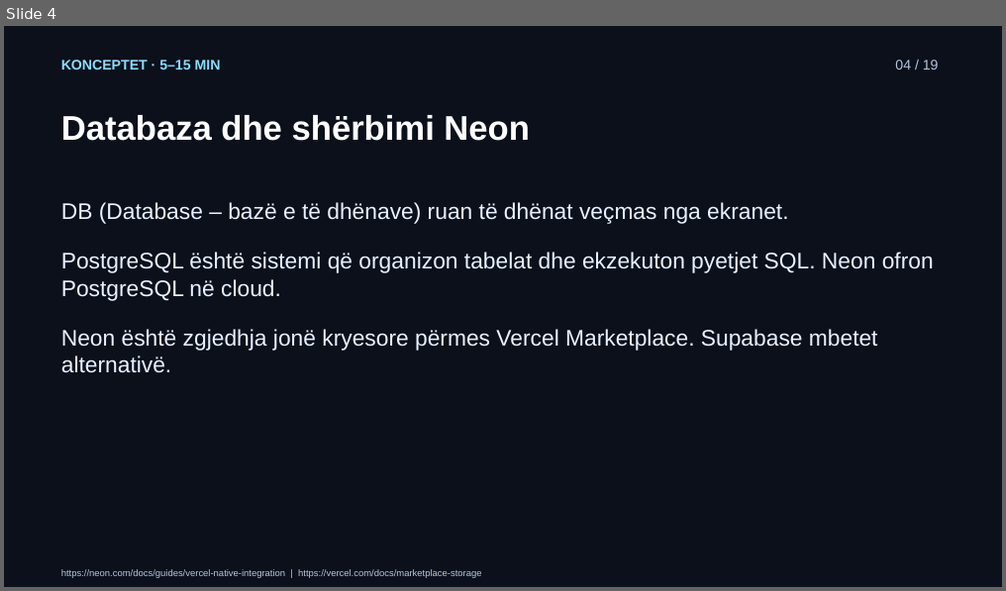
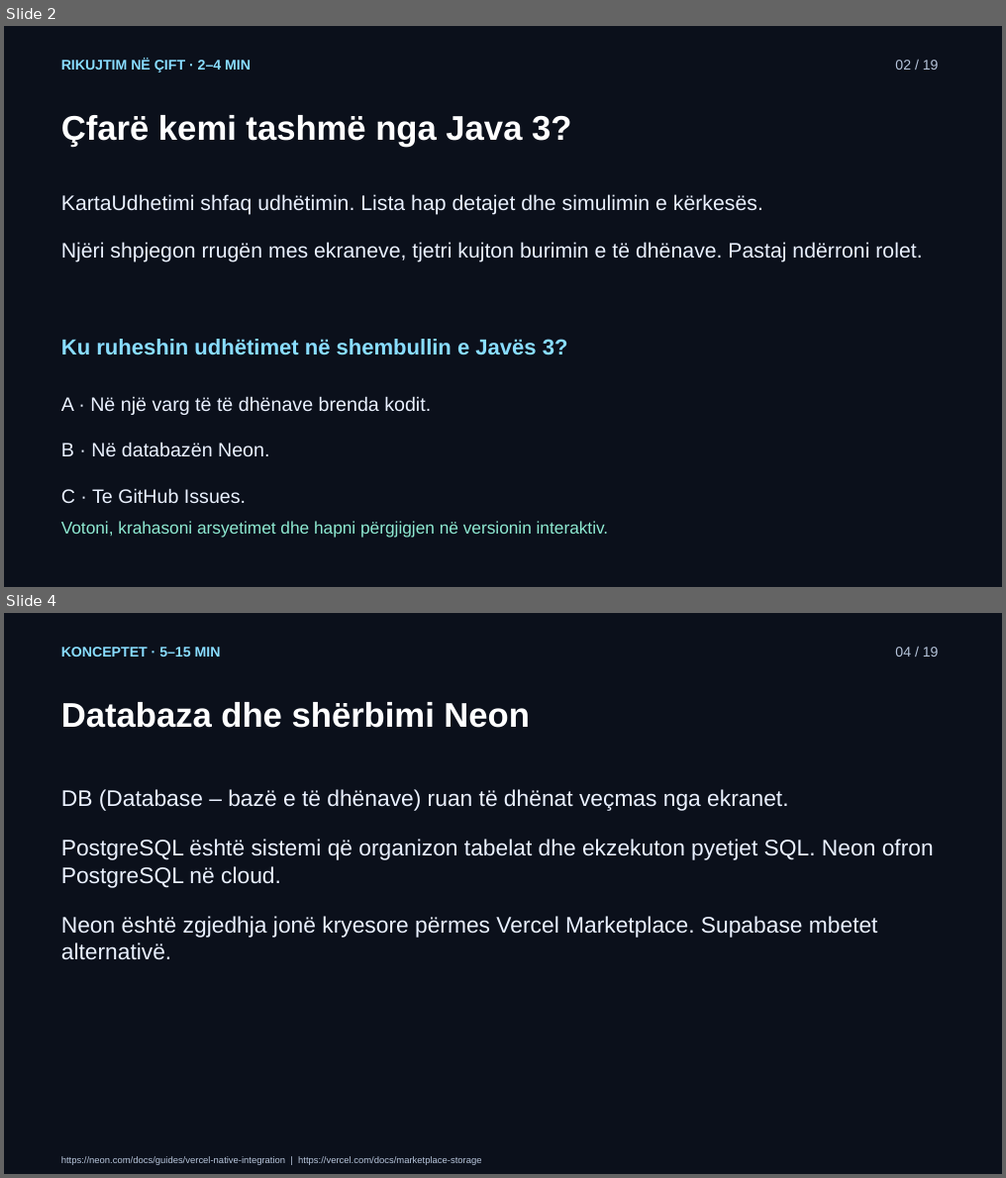
Before and after one commit to arbenl/arbenl.github.io, a slide deck: lendet/2026-2027/mobile/lectures/ligjerata-04-neon-postgresql-rideshare-2026.pptx. Shown one above the other, each under a label of ours: slide 4 before the commit, slides 2 and 4 after it; the slides between them are not shown. The pictures are 1006x591 and 1006x1178 pixels, drawn with LibreOffice and Linux fonts; fonts in the diff are those of the drawing. Boxes give left, top, right and bottom in pixels: in the first picture for what was removed or moved away, otherwise in the second. Text is boxed around its words. In the diff, an @@ line names an element or a change of style, - is before the commit and + after.

```diff
--- a/lendet/2026-2027/mobile/lectures/ligjerata-04-neon-postgresql-rideshare-2026.pptx
+++ b/lendet/2026-2027/mobile/lectures/ligjerata-04-neon-postgresql-rideshare-2026.pptx
@@ slide 2 added at bbox=[4, 26, 1002, 587], background #0B101B @@
@@ text added at bbox=[61, 59, 251, 73], 13.5 pt, text #89DDFF, bold @@
+RIKUJTIM NË ÇIFT · 2–4 MIN
@@ text added at bbox=[895, 60, 939, 70], 13.5 pt, text #B7C5DB @@
+02 / 19
@@ text added at bbox=[61, 115, 571, 147], 33 pt, text #FFFFFF, bold @@
+Çfarë kemi tashmë nga Java 3?
@@ text added at bbox=[61, 194, 922, 263], 20.2 pt, text #EAF1FF @@
+KartaUdhetimi shfaq udhëtimin. Lista hap detajet dhe simulimin e kërkesës.
+Njëri shpjegon rrugën mes ekraneve, tjetri kujton burimin e të dhënave. Pastaj ndërroni rolet.
@@ text added at bbox=[61, 339, 568, 356], 21 pt, text #89DDFF, bold @@
+Ku ruheshin udhëtimet në shembullin e Javës 3?
@@ text added at bbox=[61, 396, 431, 503], 18.8 pt, text #EAF1FF @@
+A · Në një varg të të dhënave brenda kodit.
+B · Në databazën Neon.
+C · Te GitHub Issues.
@@ text added at bbox=[61, 521, 609, 538], 16.5 pt, text #8EE9D1 @@
+Votoni, krahasoni arsyetimet dhe hapni përgjigjen në versionin interaktiv.
```
Also in this commit, not shown: 1 slide changed, 2 other slides added, 3 slides removed, 15 other files.
